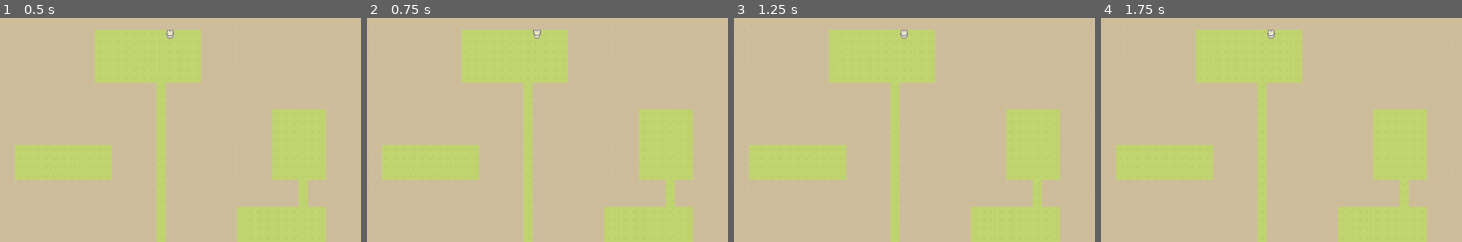
Above: before the commit, frames 1-4 (left to right).
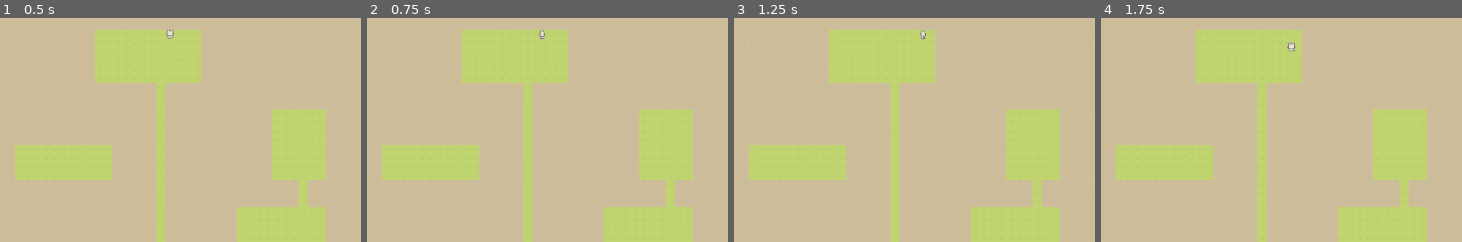
Above: after the commit, the same moments.

Repository: cleverLucky/Rogue
Game: Godot game, scene res://scenes/main.tscn
The game is run twice, just before and just after one commit, with the same random seed, the same clock (stepped at 60 frames per second) and the same inputs. The project has no main scene, so this scene is started directly.
Inputs (mouse positions are % of the whole screen's width and height, from its top left):
- Up to frame 1 (0.5 s): no input
- Up to frame 2 (0.75 s): tap Enter at 0.5 s; move the mouse to (74, 45) at 0.52 s; hold D (right) from 0.53 s (still down)
- Up to frame 3 (1.25 s): keep holding D (right)
- Up to frame 4 (1.75 s): tap Space at 1.25 s; move the mouse to (28, 55) at 1.27 s; release D (right) at 1.28 s; hold S (down) from 1.28 s (still down)
The pictures show only the part of the screen within x 26-76%, y 0-50%; the shares and areas given below are measured in that part.

Frame 1 is identical in both runs. In frame 2, 0.1% of the frame differs, in the area x 45-50%, y 5-10%; in frame 3, 0.1%; in frame 4, 0.2%, in the area x 45-55%, y 5-16%.

Commit message:
现在不能走到墙壁上了

Diff:
--- a/assets/dungeon_tileset.tres
+++ b/assets/dungeon_tileset.tres
@@ -42,8 +42,12 @@
 4:0/size_in_atlas = Vector2i(4, 4)
 4:0/0 = 0
 0:5/0 = 0
+0:5/0/physics_layer_0/polygon_0/points = PackedVector2Array(-8, -8, -8, 8, 8, 8, 8, -8)
 
 [resource]
 physics_layer_0/collision_layer = 1
+physics_layer_0/collision_mask = 2
+physics_layer_1/collision_layer = 1
+physics_layer_1/collision_mask = 2
 sources/0 = SubResource("TileSetAtlasSource_bu6tx")
 sources/1 = SubResource("TileSetAtlasSource_m30xo")
--- a/project.godot
+++ b/project.godot
@@ -52,3 +52,4 @@
 [layer_names]
 
 2d_physics/layer_1="Ground"
+2d_physics/layer_2="Player"
--- a/scenes/test_player.tscn
+++ b/scenes/test_player.tscn
@@ -166,6 +166,7 @@
 height = 16.0
 
 [node name="testPlayer" type="CharacterBody2D"]
+collision_layer = 2
 script = ExtResource("1_48w40")
 
 [node name="AnimatedSprite2D" type="AnimatedSprite2D" parent="."]
@@ -178,11 +179,16 @@
 position = Vector2(0, -1)
 shape = SubResource("CapsuleShape2D_e7mys")
 
-[node name="StateMachine" type="Node" parent="."]
+[node name="StateMachine" type="Node" parent="." node_paths=PackedStringArray("initial_node_state")]
 script = ExtResource("3_gqg63")
+initial_node_state = NodePath("Idle")
 
-[node name="Idle" type="Node" parent="StateMachine"]
+[node name="Idle" type="Node" parent="StateMachine" node_paths=PackedStringArray("player", "animated_sprite_2d")]
 script = ExtResource("4_hfou0")
+player = NodePath("../..")
+animated_sprite_2d = NodePath("../../AnimatedSprite2D")
 
-[node name="Walk" type="Node" parent="StateMachine"]
+[node name="Walk" type="Node" parent="StateMachine" node_paths=PackedStringArray("player", "animated_sprite_2d")]
 script = ExtResource("5_oxvr6")
+player = NodePath("../..")
+animated_sprite_2d = NodePath("../../AnimatedSprite2D")
--- a/scripts/game_input_events.gd
+++ b/scripts/game_input_events.gd
@@ -4,13 +4,13 @@
 static var direction : Vector2
 
 static func movement_input() -> Vector2:
-	if Input.is_action_pressed("walk_left"):
+	if Input.is_action_pressed("left"):
 		direction = Vector2.LEFT
-	elif Input.is_action_pressed("walk_right"):
+	elif Input.is_action_pressed("right"):
 		direction = Vector2.RIGHT
-	elif Input.is_action_pressed("walk_up"):
+	elif Input.is_action_pressed("up"):
 		direction = Vector2.UP
-	elif Input.is_action_pressed("walk_down"):
+	elif Input.is_action_pressed("down"):
 		direction = Vector2.DOWN
 	else:
 		direction = Vector2.ZERO
--- a/scripts/static_machine/idle_state.gd
+++ b/scripts/static_machine/idle_state.gd
@@ -7,7 +7,7 @@
 
 # Called when the node enters the scene tree for the first time.
 func _ready() -> void:
-	pass # Replace with function body.
+	print("idle ready")
 
 # Called every frame. 'delta' is the elapsed time since the previous frame.
 func _process(delta: float) -> void:
--- a/scripts/static_machine/node_state_machine.gd
+++ b/scripts/static_machine/node_state_machine.gd
@@ -10,6 +10,7 @@
 
 # Called when the node enters the scene tree for the first time.
 func _ready() -> void:
+	print("state machine ready")
 	parent_node_name = get_parent().name
 	for child in get_children():
 		if child is NodeState:
@@ -29,7 +30,7 @@
 	if current_node_state:
 		current_node_state._on_physics_process(delta)
 		current_node_state._on_next_transitions()
-		print(parent_node_name, " Current State: ", current_node_state_name)
+		#print(parent_node_name, " Current State: ", current_node_state_name)
 
 func transition_to(node_state_name : String) -> void:
 	if node_state_name == current_node_state.name.to_lower():
